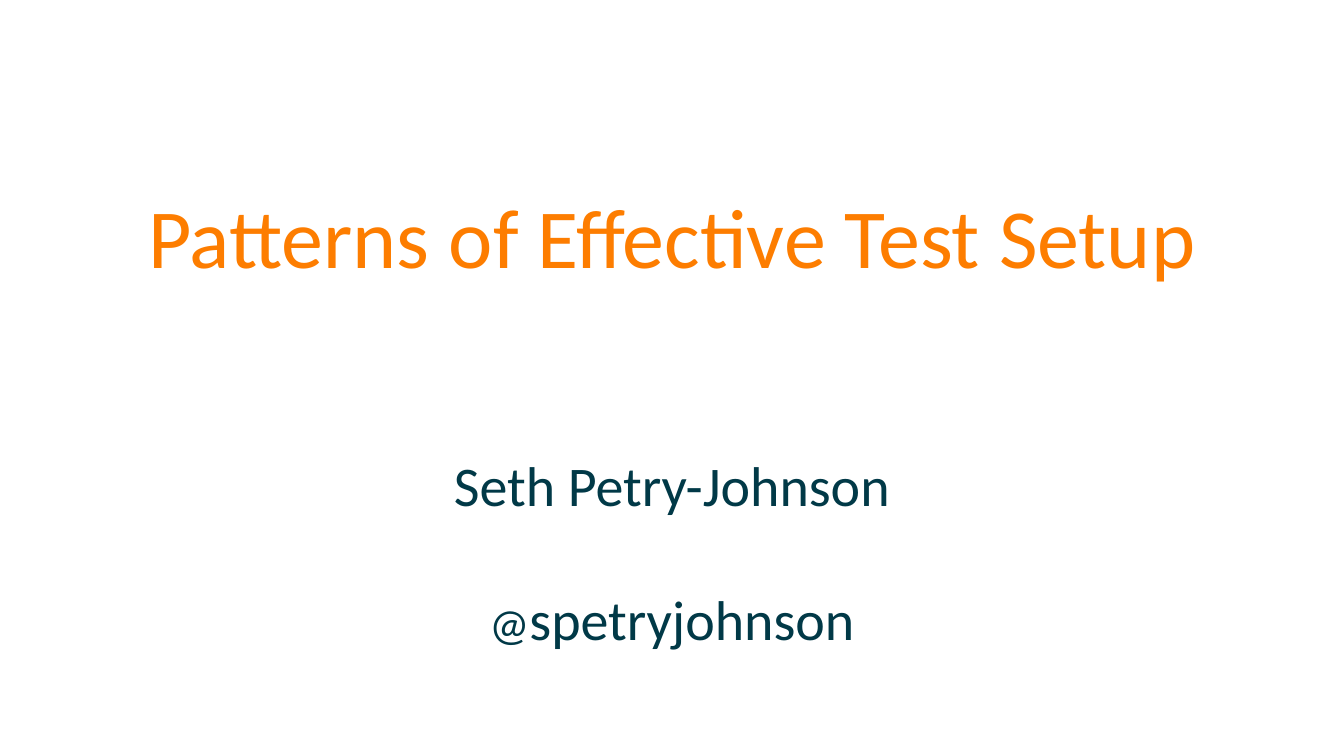
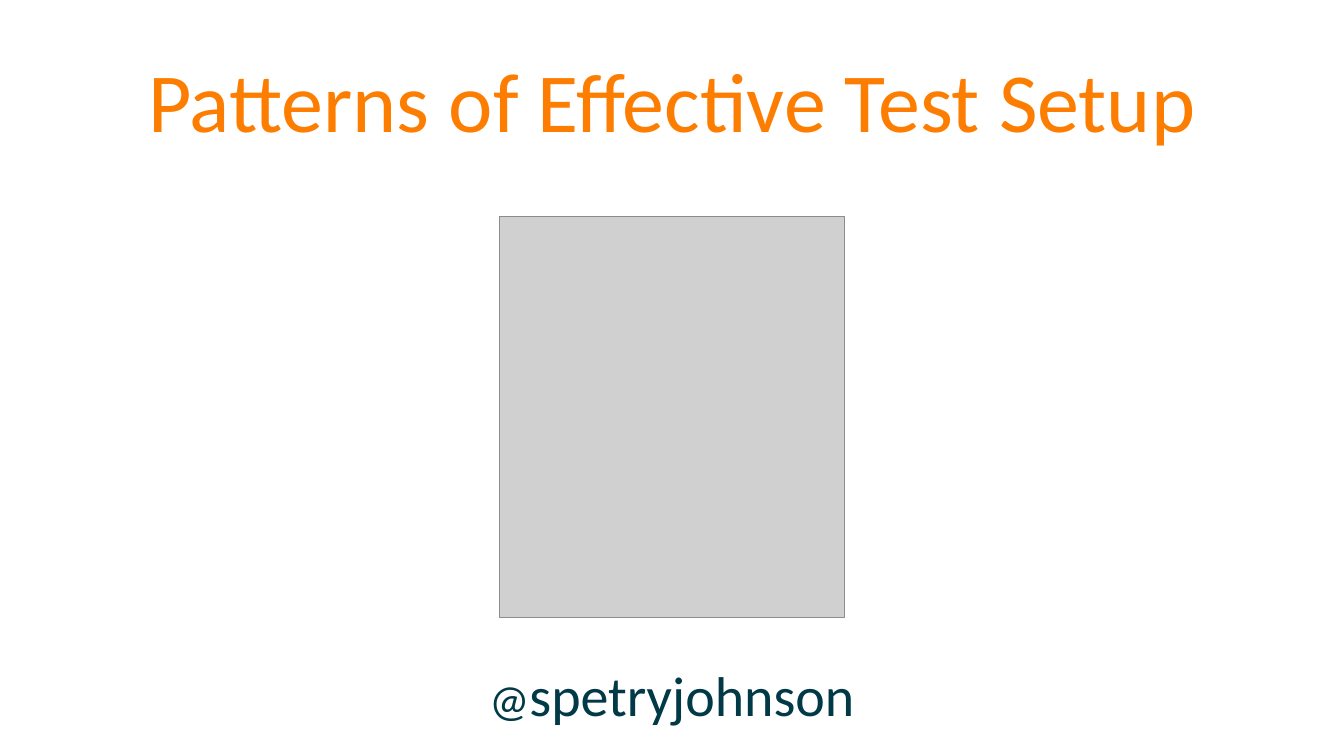
Before and after one commit to spetryjohnson/Talk-Patterns_of_Effective_Test_Setup, a slide deck: slide 1 of POETS - CodeMash 2017.pptx. Drawn at 1344x756 pixels with LibreOffice and Linux fonts; fonts in the diff are those of the drawing; grey boxes stand for pictures. Boxes give left, top, right and bottom in pixels: in the first picture for what was removed or moved away, otherwise in the second. Text is boxed around its words. In the diff, an @@ line names an element or a change of style, - is before the commit and + after.

```diff
--- a/POETS - CodeMash 2017.pptx
+++ b/POETS - CodeMash 2017.pptx
@@ title "Patterns of Effective Test Setup": place and size @@
-title "Patterns of Effective Test Setup" at (148, 210, 1195, 282)
+title "Patterns of Effective Test Setup" at (148, 74, 1195, 146)
@@ picture added at (499, 217, 845, 617) @@
@@ text at (454, 467, 890, 515): paragraph removed @@
-Seth Petry-Johnson
@@ text "@spetryjohnson": place and size @@
-text "@spetryjohnson" at (454, 467, 890, 650)
+text "@spetryjohnson" at (529, 677, 854, 726)
@@ text "@spetryjohnson" at (529, 677, 854, 726): vertical alignment top to bottom @@
```
Also in this commit, not shown: 2 other files.
